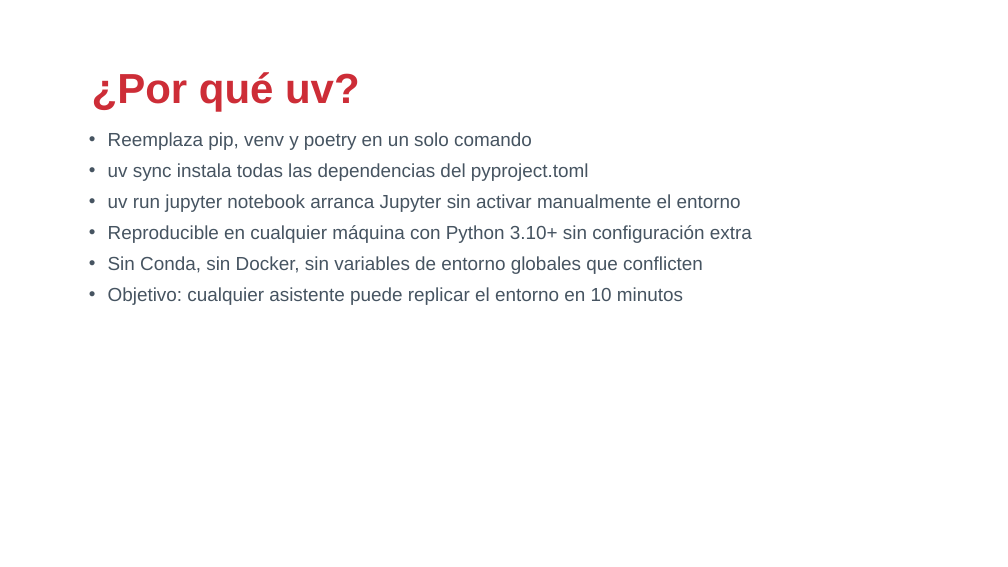
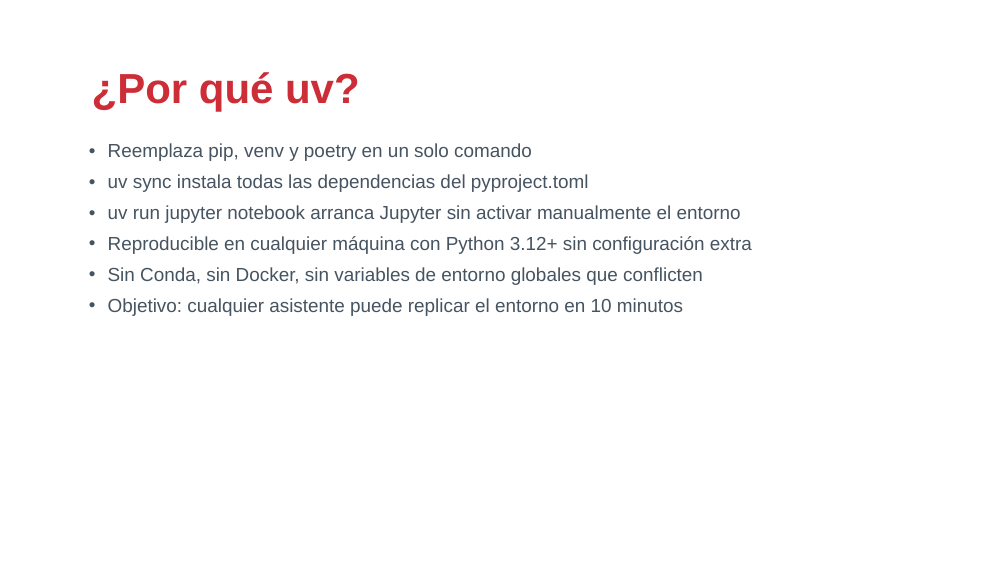
Before and after one commit to drj3ky11/FearOfTheDark, a slide deck: slide 3 of bloque3_setup/csbc26_b3_setup.pptx. Drawn at 1008x567 pixels with LibreOffice and Linux fonts; fonts in the diff are those of the drawing; background and template pictures are left out. Boxes give left, top, right and bottom in pixels: in the first picture for what was removed or moved away, otherwise in the second. Text is boxed around its words. In the diff, an @@ line names an element or a change of style, - is before the commit and + after.

Commit message:
refactor: renumerar bloques y reenfocar bloque3_setup en instalación
- bloque3_agentes -> bloque4_agentes (aporte de compañero)
- bloque4_* (casos prácticos) -> bloque5_*
- Actualizadas referencias cruzadas en README, scripts/ y notebooks
- bloque3_setup ahora se centra en uv, Ollama y el stack de librerías
  en vez de terminar con un repaso del ciclo de análisis completo
- uv.lock actualizado tras uv sync (dependencia crewai)
- .gitignore: excluir correcciones.txt (notas locales por bloque)

```diff
--- a/bloque3_setup/csbc26_b3_setup.pptx
+++ b/bloque3_setup/csbc26_b3_setup.pptx
@@ text "Reemplaza pip, venv y poetry ...": place and size @@
-text "Reemplaza pip, venv y poetry ..." at [108,132,752,305]
+text "Reemplaza pip, venv y poetry ..." at [108,143,752,316]
@@ text at [108,236,752,254]: text changed @@
-• Reproducible en cualquier máquina con Python 3.10+ sin configuración extra
+• Reproducible en cualquier máquina con Python 3.12+ sin configuración extra
```
Also in this commit, not shown: 5 other slides changed, 7 slides added, 5 slides removed, 62 other files.
